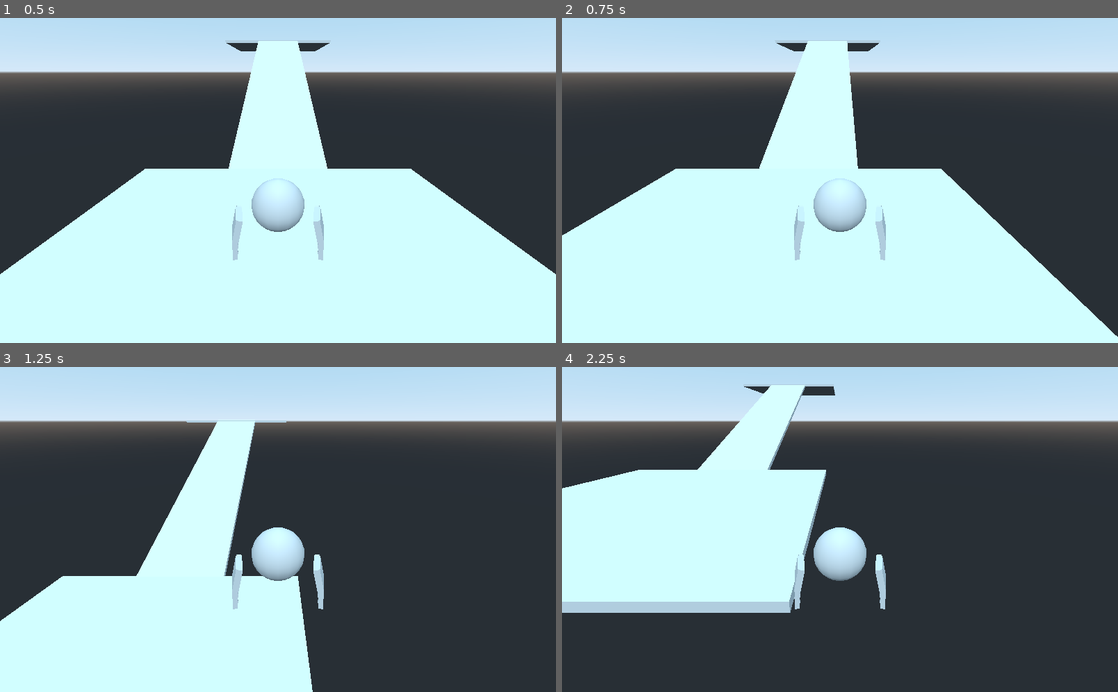
Above: before the commit, frames 1-4 (two rows, left to right).
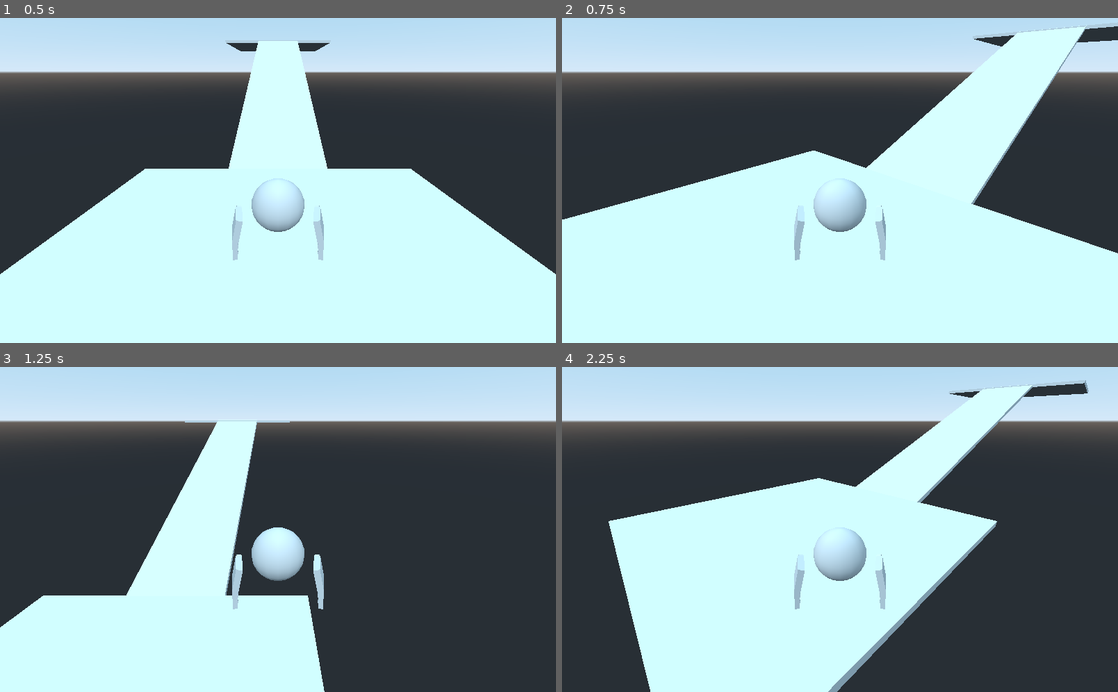
Above: after the commit, the same moments.

Repository: OutOfNet/first-3D-game
Game: Godot game, scene res://scenes/baseplate/Baseplate.tscn
The game is run twice, just before and just after one commit, with the same random seed, the same clock (stepped at 60 frames per second) and the same inputs.
Inputs:
- Up to frame 1 (0.5 s): no input
- Up to frame 2 (0.75 s): tap Enter at 0.5 s; hold D (right) from 0.53 s (still down); hold Left (camera_left) from 0.53 s (still down)
- Up to frame 3 (1.25 s): keep holding D (right); keep holding Left (camera_left); tap Space (jump) at 0.77 s; tap Right (camera_right) at 0.8 s
- Up to frame 4 (2.25 s): release D (right) at 1.28 s; release Left (camera_left) at 1.28 s; hold S (down) 1.28-2.03 s; tap Right (camera_right) at 1.35 s; tap Space (jump) at 1.52 s; tap Left (camera_left) at 1.55 s; hold D (right) from 2.03 s (still down); hold Left (camera_left) from 2.03 s (still down)

Frame 1 is identical in both runs. In frame 2, 17% of the frame differs, in the area x 0-100%, y 2-99%; in frame 3, 2.5%; in frame 4, 34%, in the area x 0-95%, y 4-100%.

Commit message:
Added horizontal camera control.
Added a way to move the camera horizontally with arrows on pc and the right joystick on controller/console, with the camera moving 45 degrees smoothly each time a camera movement input is entered, however it won't rotate again if it isn't done rotating, this is intended to prevent issues due to the method used to rotate it, one of those including the camera moving infinitely very rapidly, which can cause epilepsy related seizures (the problem is already fixed, however if you encounter it again, please let me know as soon as possible by creating an issue on the repository).

Diff:
--- a/project.godot
+++ b/project.godot
@@ -46,20 +46,32 @@
 }
 camera_left={
 "deadzone": 0.5,
-"events": [ Object(InputEventKey,"resource_local_to_scene":false,"resource_name":"","device":0,"alt":false,"shift":false,"control":false,"meta":false,"command":false,"pressed":false,"scancode":0,"physical_scancode":16777231,"unicode":0,"echo":false,"script":null)
-, Object(InputEventJoypadMotion,"resource_local_to_scene":false,"resource_name":"","device":0,"axis":2,"axis_value":-1.0,"script":null)
+"events": [ Object(InputEventJoypadMotion,"resource_local_to_scene":false,"resource_name":"","device":0,"axis":2,"axis_value":-1.0,"script":null)
+, Object(InputEventKey,"resource_local_to_scene":false,"resource_name":"","device":0,"alt":false,"shift":false,"control":false,"meta":false,"command":false,"pressed":false,"scancode":0,"physical_scancode":16777231,"unicode":0,"echo":false,"script":null)
  ]
 }
 camera_right={
 "deadzone": 0.5,
-"events": [ Object(InputEventKey,"resource_local_to_scene":false,"resource_name":"","device":0,"alt":false,"shift":false,"control":false,"meta":false,"command":false,"pressed":false,"scancode":0,"physical_scancode":16777233,"unicode":0,"echo":false,"script":null)
-, Object(InputEventJoypadMotion,"resource_local_to_scene":false,"resource_name":"","device":0,"axis":2,"axis_value":1.0,"script":null)
+"events": [ Object(InputEventJoypadMotion,"resource_local_to_scene":false,"resource_name":"","device":0,"axis":2,"axis_value":1.0,"script":null)
+, Object(InputEventKey,"resource_local_to_scene":false,"resource_name":"","device":0,"alt":false,"shift":false,"control":false,"meta":false,"command":false,"pressed":false,"scancode":0,"physical_scancode":16777233,"unicode":0,"echo":false,"script":null)
  ]
 }
 jump={
 "deadzone": 0.5,
 "events": [ Object(InputEventKey,"resource_local_to_scene":false,"resource_name":"","device":0,"alt":false,"shift":false,"control":false,"meta":false,"command":false,"pressed":false,"scancode":0,"physical_scancode":32,"unicode":0,"echo":false,"script":null)
 , Object(InputEventJoypadButton,"resource_local_to_scene":false,"resource_name":"","device":0,"button_index":0,"pressure":0.0,"pressed":false,"script":null)
+ ]
+}
+camera_up={
+"deadzone": 0.5,
+"events": [ Object(InputEventJoypadMotion,"resource_local_to_scene":false,"resource_name":"","device":0,"axis":3,"axis_value":-1.0,"script":null)
+, Object(InputEventKey,"resource_local_to_scene":false,"resource_name":"","device":0,"alt":false,"shift":false,"control":false,"meta":false,"command":false,"pressed":false,"scancode":0,"physical_scancode":16777232,"unicode":0,"echo":false,"script":null)
+ ]
+}
+camera_down={
+"deadzone": 0.5,
+"events": [ Object(InputEventJoypadMotion,"resource_local_to_scene":false,"resource_name":"","device":0,"axis":3,"axis_value":1.0,"script":null)
+, Object(InputEventKey,"resource_local_to_scene":false,"resource_name":"","device":0,"alt":false,"shift":false,"control":false,"meta":false,"command":false,"pressed":false,"scancode":0,"physical_scancode":16777234,"unicode":0,"echo":false,"script":null)
  ]
 }
 
--- a/scripts/player/player_management.gd
+++ b/scripts/player/player_management.gd
@@ -6,35 +6,72 @@
 
 export var speed = 15.0
 
+var target_rotation = 0
 var velocity = Vector3.ZERO
 var health = MAX_HEALTH
+var is_rotating = false
 
-func _ready():
-	pass # Replace with function body.
+
+
+func rotate_player(rotate_direction):
+	if rotate_direction == "left" && is_rotating == false:
+		if is_equal_approx(3.141593, rotation.y) == true:
+			rotation.y = -3.141593
+		is_rotating = true
+		target_rotation = rotation.y + 0.785398
+		# Smoothly rotates the player along with the camera
+		while rotation.y <= target_rotation - 0.1:
+			print(rotation.y)
+			rotation.y -= (rotation.y - target_rotation) / 2
+			yield(get_tree().create_timer(0.05), "timeout")
+			print("rotated successfully")
+		# When close enough, snaps the rotation to the target rotation
+		rotation.y = target_rotation
+		print(rotation.y)
+		is_rotating = false
+
+	elif rotate_direction == "right" && is_rotating == false:
+		if is_equal_approx(-3.141593, rotation.y) == true:
+			rotation.y = 3.141593
+		is_rotating = true
+		target_rotation = rotation.y - 0.785398
+		# Smoothly rotates the player along with the camera
+		while rotation.y >= target_rotation + 0.1:
+			rotation.y -= (rotation.y - target_rotation) / 2
+			yield(get_tree().create_timer(0.05), "timeout")
+			print("rotated successfully")
+			print(rotation.y)
+		# When close enough, snaps the rotation to the target rotation
+		rotation.y = target_rotation
+		print(rotation.y)
+		is_rotating = false
+
 
 func _physics_process(delta):
 	var input_dir := Input.get_vector("left", "right", "up", "down")
 	var direction := (transform.basis * Vector3(input_dir.x, 0, input_dir.y)).normalized()
+
 	if direction:
 		velocity.x = move_toward(0, direction.x, .95) * speed
 		velocity.z = move_toward(0, direction.z, .95) * speed
-	if direction.x == 0 && direction.z == 0:
-		if (velocity.x >= -0.01 && velocity.x <= 0.01) && (velocity.z >= -0.01 && velocity.z <= 0.01):
-			velocity.x = 0
-			velocity.z = 0
-		else:
-			velocity.x -= velocity.x / 4
-			velocity.z -= velocity.z / 4
+	elif direction == Vector3.ZERO && range(-0.01, 0.01).has(velocity.x) == false && range(-0.01, 0.01).has(velocity.x) == false:
+		velocity.x -= velocity.x / 4
+		velocity.z -= velocity.z / 4
+	elif direction == Vector3.ZERO:
+		velocity.x = 0
+		velocity.z = 0
+
+	print(rotation.y)
 
 	velocity.y -= delta * GRAVITY
-
 	velocity = move_and_slide(velocity, Vector3.UP, true)
-
-	print(velocity.z)
 
 
 func _input(_event):
+	if Input.is_action_just_pressed("camera_left"):
+		rotate_player("left")
+	elif Input.is_action_just_pressed("camera_right"):
+		rotate_player("right")
+
 	if Input.is_action_just_pressed("jump"):
 		velocity.y += JUMP_FORCE
-	if Input.is_action_pressed("camera_left"):
-		rotation.y += lerp_angle(rotation.y, rotation.y+1, 0)
